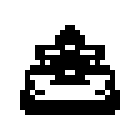
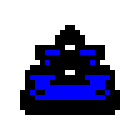
The second 140 x 140 image is a revision of the first. Changes to its layers:
painted on "Layer #1" over [30, 50, 110, 100]
